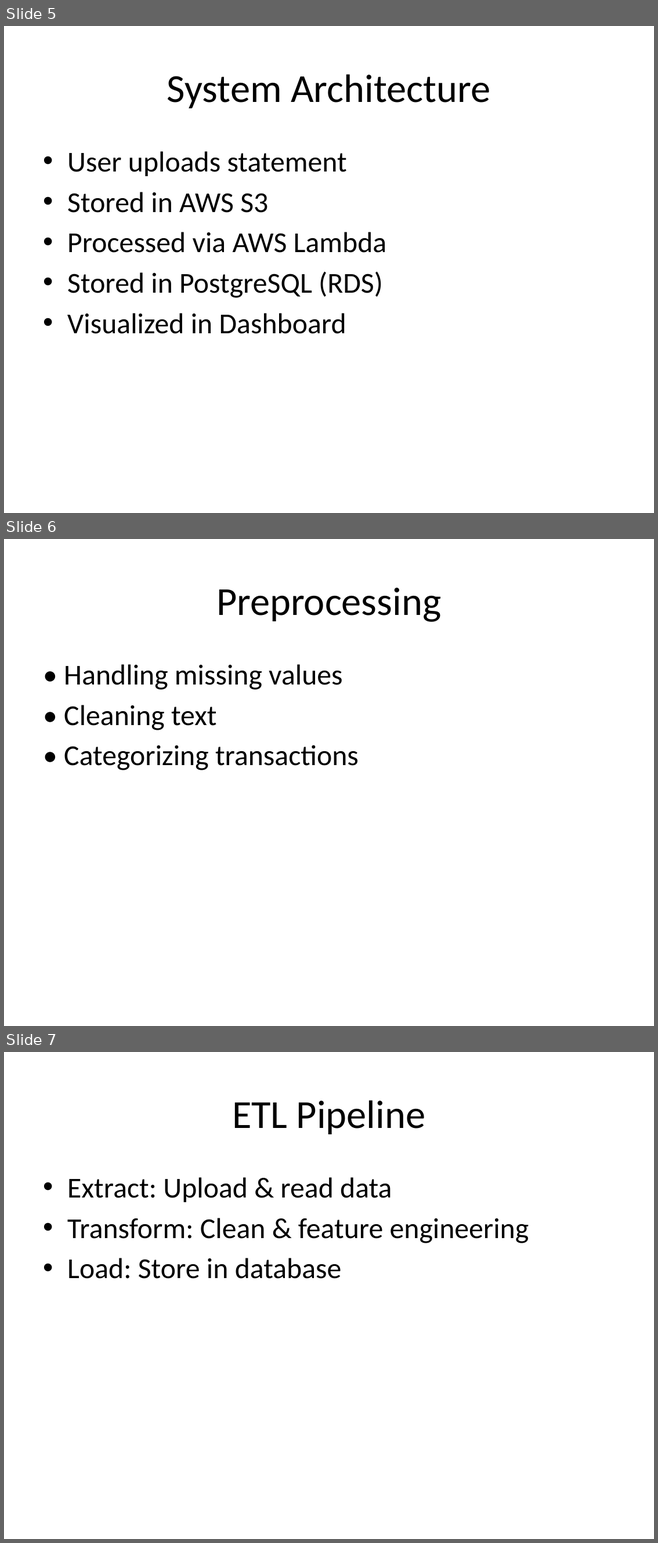
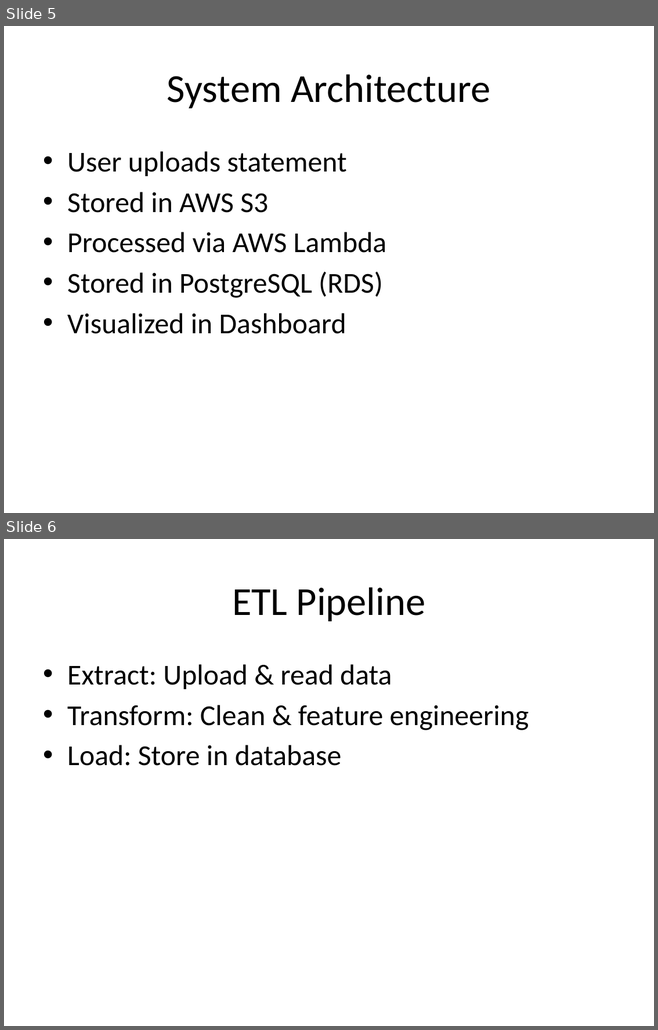
Before and after one commit to csathishit89/axisBankTransactionAnalytics, a slide deck: Axis_Bank_Statement_Analysis.pptx. Shown one above the other, each under a label of ours: slides 5, 6 and 7 before the commit, slides 5 and 6 after it. The pictures are 658x1543 and 658x1030 pixels, drawn with LibreOffice and Linux fonts; fonts in the diff are those of the drawing; background and template pictures are left out. Boxes give left, top, right and bottom in pixels: in the first picture for what was removed or moved away, otherwise in the second. Text is boxed around its words. In the diff, an @@ line names an element or a change of style, - is before the commit and + after.

```diff
--- a/Axis_Bank_Statement_Analysis.pptx
+++ b/Axis_Bank_Statement_Analysis.pptx
@@ slide 6 removed at <box>4,539,654,1026</box>, background picture (left out) @@
@@ title removed at <box>216,588,441,622</box> @@
-Preprocessing
@@ text removed at <box>64,664,358,770</box> @@
-• Handling missing values
-• Cleaning text
-• Categorizing transactions
@@ what was slide 7 is now slide 6 @@
```
Also in this commit, not shown: 4 other files.
